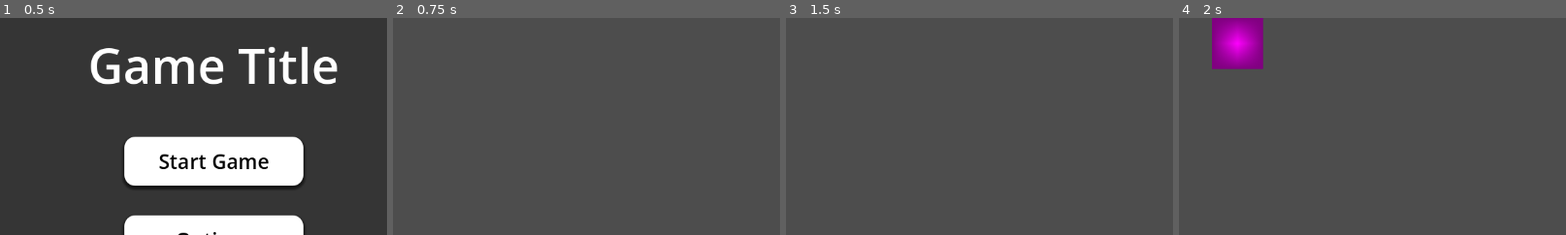
Above: before the commit, frames 1-4 (left to right).
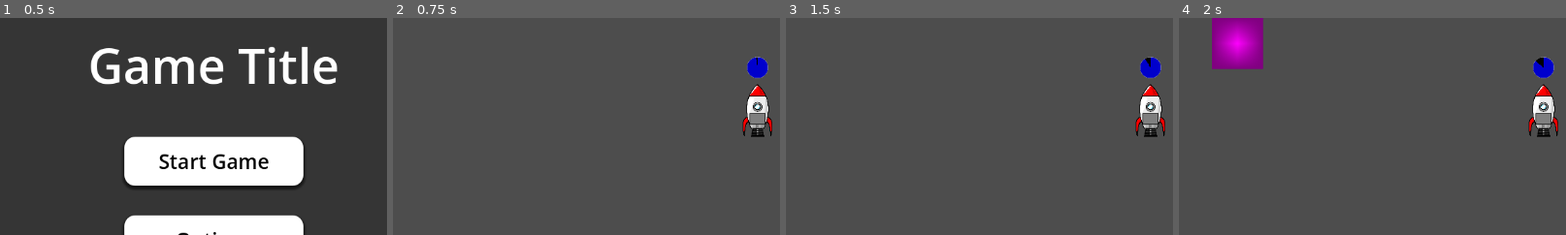
Above: after the commit, the same moments.

Repository: kylekolp/GMTKGameJam2026
Game: Godot game, scene res://src/core/MainGame.tscn
Same seed, same stepped clock (60 frames per second), same inputs: the game is played once before the commit and once after it. The engine's default icon, where the game draws it, is replaced by a stand-in: a white triangle on a blue panel in a dark square.
Inputs (mouse positions are % of the whole screen's width and height, from its top left):
- Up to frame 1 (0.5 s): no input
- Up to frame 2 (0.75 s): click "Start Game" at 0.5 s
- Up to frame 3 (1.5 s): tap Enter at 1.25 s; move the mouse to (72, 45) at 1.27 s; hold D (Move_Right) from 1.28 s (still down)
- Up to frame 4 (2 s): keep holding D (Move_Right)
The pictures show only the part of the screen within x 22-72%, y 10-59%; the shares and areas given below are measured in that part.

Frame 1 is identical in both runs. In frame 2, 1.6% of the frame differs, in the area x 90-98%, y 17-55%; in frame 3, 1.6%; in frame 4, 1.6%.

Commit message:
Modified code to allow for multiple ropes
Code allows for multiple ropes and only one rope per rocket

Diff:
--- a/src/core/Signals/SignalBus.gd
+++ b/src/core/Signals/SignalBus.gd
@@ -31,6 +31,6 @@
 signal LoadEntity(entityUID : String, position: Vector2, parent : Node2D)
 signal LoadEffect(effectUID : String)
 
-signal RopeComplete(rope : Node2D)
+signal RopeComplete(rope : Entity_Rope)
 
 @warning_ignore_restore("unused_signal")
--- a/src/core/UIDCatalog.gd
+++ b/src/core/UIDCatalog.gd
@@ -22,6 +22,7 @@
 const Entity_Rocket : String = "uid://c86xeg2esb2uo"
 const Entity_Fire : String = "uid://tequb32i5gkj"
 const Entity_FireBurnRope : String = "uid://wf071cv4c6v6"
+const Entity_Rope : String = "uid://dxkiorh8g5kvt"
 
 #Other
 
--- a/src/gameplay/entities/Fire/Entity_Fire.gd
+++ b/src/gameplay/entities/Fire/Entity_Fire.gd
@@ -1,8 +1,7 @@
 extends Node2D
-
 
 func _on_area_2d_body_entered(body: Node2D) -> void:
 	var bodyGroups: Array[StringName] = body.get_groups()
 
-	if "Player" in bodyGroups and body.rope.is_drawing:
-		body.rope.stop_drawing()
+	if "Player" in bodyGroups and body.currentRope.is_drawing:
+		body.currentRope.stop_drawing()
--- a/src/gameplay/entities/Rocket/Entity_Rocket.gd
+++ b/src/gameplay/entities/Rocket/Entity_Rocket.gd
@@ -1,6 +1,8 @@
 extends Node2D
 
 @onready var circle_timer: TextureProgressBar = $CircleTimer
+
+var hasRope : bool = false
 
 func _ready() -> void:
 	circle_timer.value = circle_timer.max_value
@@ -15,5 +17,6 @@
 
 	var bodyGroups : Array[StringName] = body.get_groups()
 
-	if "Player" in bodyGroups:
+	if "Player" in bodyGroups and !hasRope:
+		hasRope = true
 		body.start_drawing()
--- a/src/gameplay/entities/Rope/Entity_Rope.gd
+++ b/src/gameplay/entities/Rope/Entity_Rope.gd
@@ -1,3 +1,4 @@
+class_name Entity_Rope
 extends Line2D
 
 @export var drawingDelayTimer: Timer
@@ -7,7 +8,7 @@
 var is_drawing := false
 var target: Node2D
 
-var ropeHealth : int = 5
+var ropeHealth : int = 50
 var activeFires : int = 0
 
 func _ready() -> void:
@@ -27,7 +28,6 @@
 	if is_drawing and drawingDelayTimer.is_stopped():
 		add_point(target.global_position)
 		drawingDelayTimer.start(.1)
-
 
 func _on_fire_spawn_timer_timeout() -> void:
 	if ropeHealth == activeFires: #Dont spawn more fire if
--- a/src/gameplay/entities/player/Entity_Player.gd
+++ b/src/gameplay/entities/player/Entity_Player.gd
@@ -3,7 +3,7 @@
 
 @export var movement_speed : float
 
-@onready var rope: Line2D = $Rope
+var currentRope: Line2D
 
 var entityRoot : Node2D
 
@@ -20,8 +20,31 @@
 	move_and_slide()
 
 func start_drawing() -> void:
-	rope.start_drawing()
+	if currentRope == null:
+		currentRope = CreateRope(Vector2(0,0))
+
+	#await get_tree().process_frame
+
+	currentRope.start_drawing()
 
 # Used to drop rope into level
-func DropRopeOnComplete(rope : Node2D) -> void:
+func DropRopeOnComplete(rope : Entity_Rope) -> void:
 	rope.reparent(entityRoot)
+	currentRope = null
+
+func CreateRope(position: Vector2) -> Entity_Rope:
+	var entityPackedScene : PackedScene = ResourceLoader.load(UIDCatalog.Entity_Rope, "PackedScene") as PackedScene
+	if entityPackedScene == null:
+		push_error("Player Spawn Rope: Could not load entity as packed scene")
+		return
+
+	var newRope = entityPackedScene.instantiate() as Entity_Rope
+	if newRope == null:
+		push_error("Player Spawn Rope: Loaded Entity Scene was not able to instantiate")
+		return
+
+	self.add_child(newRope)
+
+	newRope.position = position
+
+	return newRope
--- a/src/gameplay/entities/player/Entity_Player.tscn
+++ b/src/gameplay/entities/player/Entity_Player.tscn
@@ -1,7 +1,6 @@
 [gd_scene format=3 uid="uid://bw4t4ix88htau"]
 
 [ext_resource type="Script" uid="uid://tl6khwr4g44e" path="res://src/gameplay/entities/player/Entity_Player.gd" id="1_khxic"]
-[ext_resource type="PackedScene" uid="uid://dxkiorh8g5kvt" path="res://src/gameplay/entities/Rope/RopeDraw.tscn" id="2_fok4k"]
 
 [sub_resource type="PlaceholderTexture2D" id="PlaceholderTexture2D_wb2dy"]
 
@@ -18,5 +17,3 @@
 
 [node name="CollisionShape2D" type="CollisionShape2D" parent="." unique_id=1902461312]
 shape = SubResource("RectangleShape2D_bai2n")
-
-[node name="Rope" parent="." unique_id=1437477763 instance=ExtResource("2_fok4k")]
--- a/src/levels/Level1.gd
+++ b/src/levels/Level1.gd
@@ -3,4 +3,5 @@
 func _ready() -> void:
 	SignalBus.LoadEntity.emit(UIDCatalog.Entity_Player, Vector2(100,100))
 	SignalBus.LoadEntity.emit(UIDCatalog.Entity_Rocket, Vector2(600,600))
+	SignalBus.LoadEntity.emit(UIDCatalog.Entity_Rocket, Vector2(800,200))
 	SignalBus.LoadEntity.emit(UIDCatalog.Entity_Fire, Vector2(100,600))
Renamed: src/gameplay/entities/Rope/RopeDraw.tscn -> src/gameplay/entities/Rope/Entity_Rope.tscn
